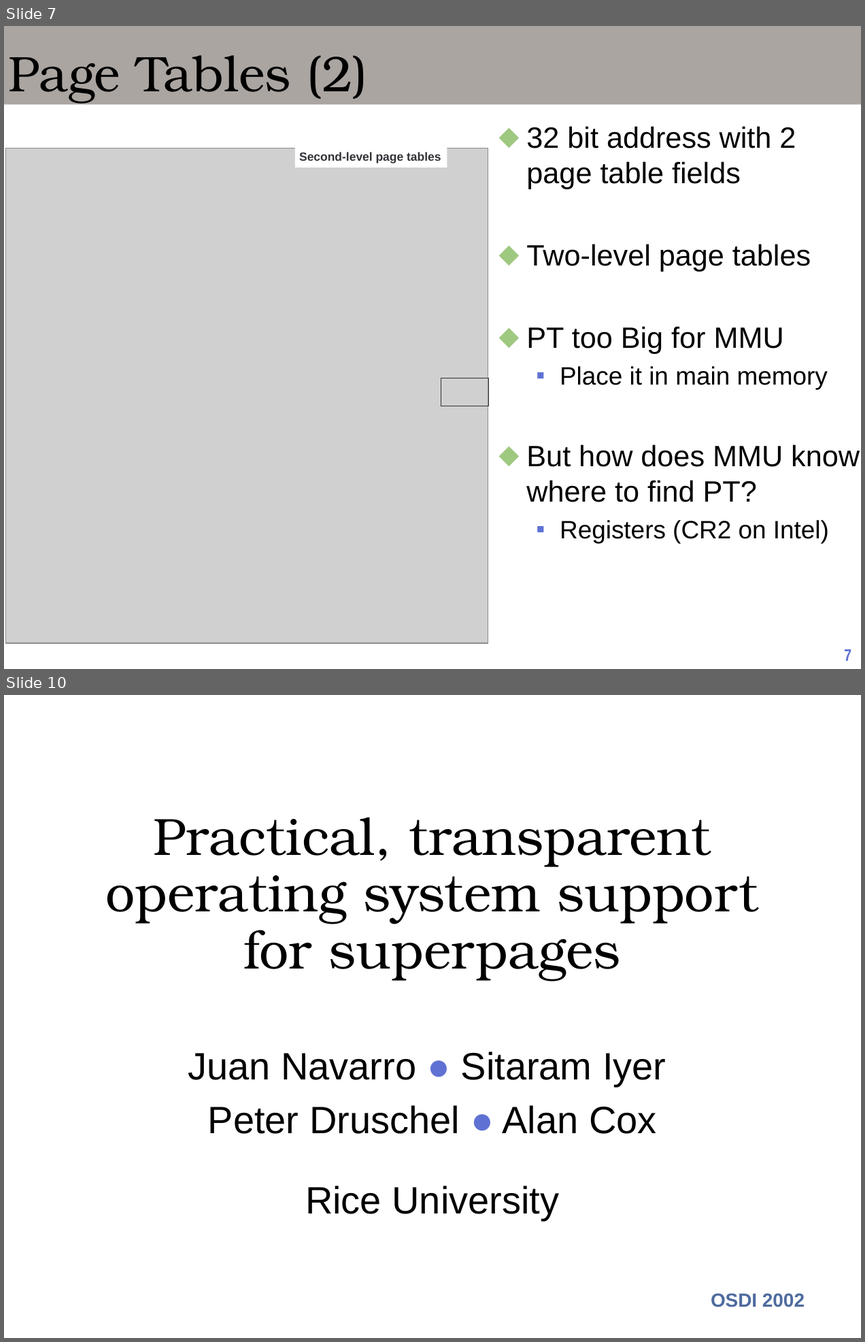
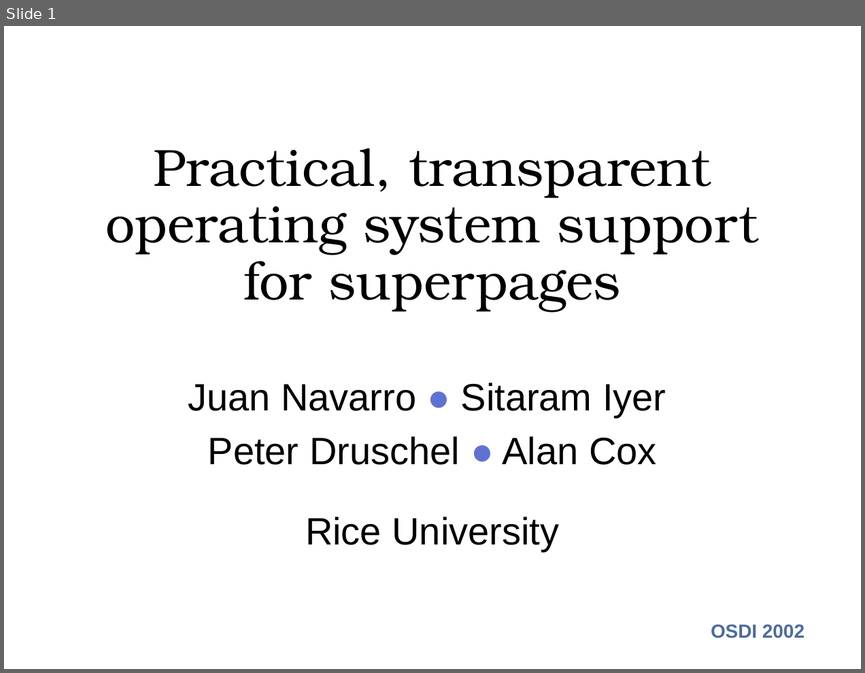
Before and after one commit to oscourse/oscourse.github.io, a slide deck: slides/superpages.pptx. Shown one above the other, each under a label of ours: slides 7 and 10 before the commit, slide 1 after it; the slides between them are not shown. The pictures are 865x1342 and 865x673 pixels, drawn with LibreOffice and Linux fonts; fonts in the diff are those of the drawing; grey boxes stand for pictures. Boxes give left, top, right and bottom in pixels: in the first picture for what was removed or moved away, otherwise in the second. Text is boxed around its words. In the diff, an @@ line names an element or a change of style, - is before the commit and + after.

```diff
--- a/slides/superpages.pptx
+++ b/slides/superpages.pptx
@@ slide 7 removed at (x1=4, y1=26, x2=861, y2=669), background #FFFFFF @@
@@ rectangle removed at (x1=4, y1=26, x2=861, y2=105) @@
@@ title removed at (x1=8, y1=55, x2=368, y2=102) @@
-Page Tables (2)
@@ text removed at (x1=526, y1=126, x2=859, y2=543) @@
-⬥ 32 bit address with 2 page table fields
-⬥ Two-level page tables
-⬥ PT too Big for MMU
-  ▪ Place it in main memory
-⬥ But how does MMU know where to find PT?
-  ▪ Registers (CR2 on Intel)
@@ picture removed at (x1=6, y1=148, x2=488, y2=643) @@
@@ rectangle removed at (x1=295, y1=144, x2=447, y2=167) @@
-Second-level page tables
@@ rectangle removed at (x1=441, y1=378, x2=489, y2=405) @@
@@ page number removed at (x1=844, y1=649, x2=851, y2=660) @@
-7
@@ what was slide 10 is now slide 1 @@
```
Also in this commit, not shown: 1 slide changed, 8 other slides removed, 3 other files.
